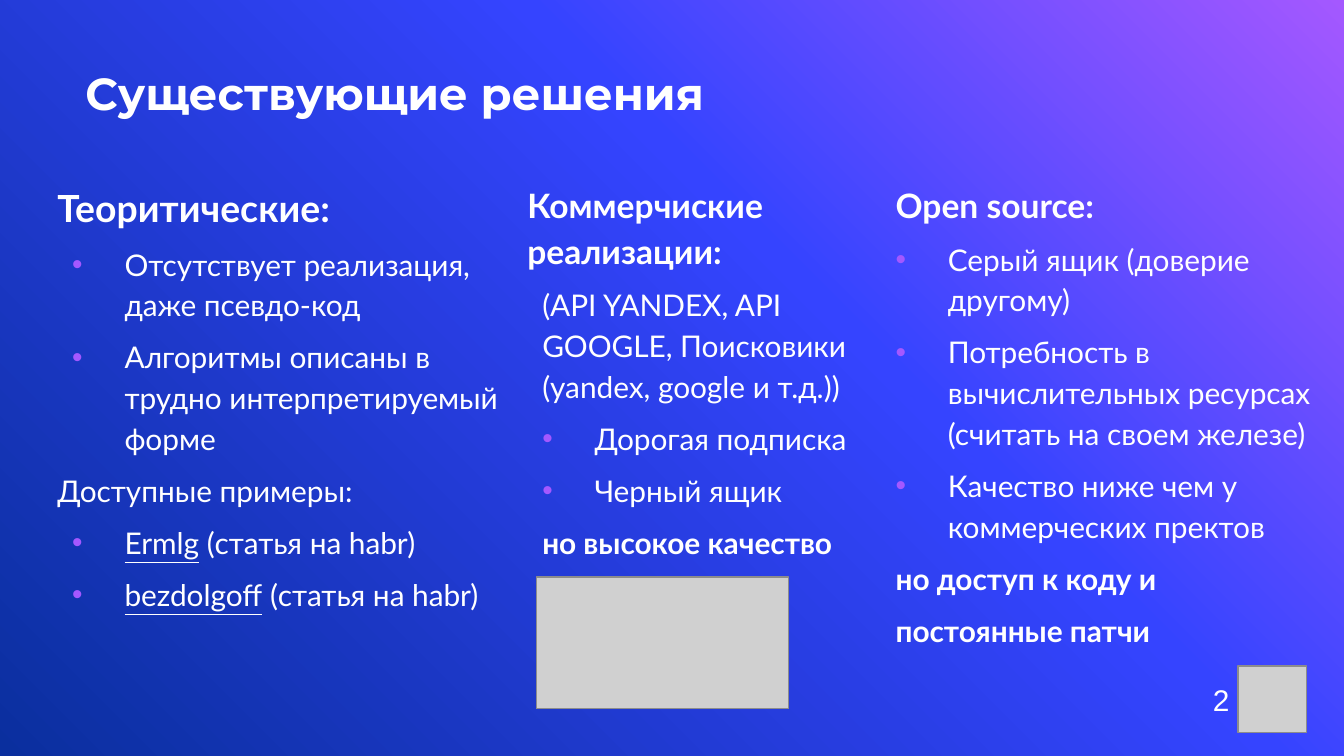
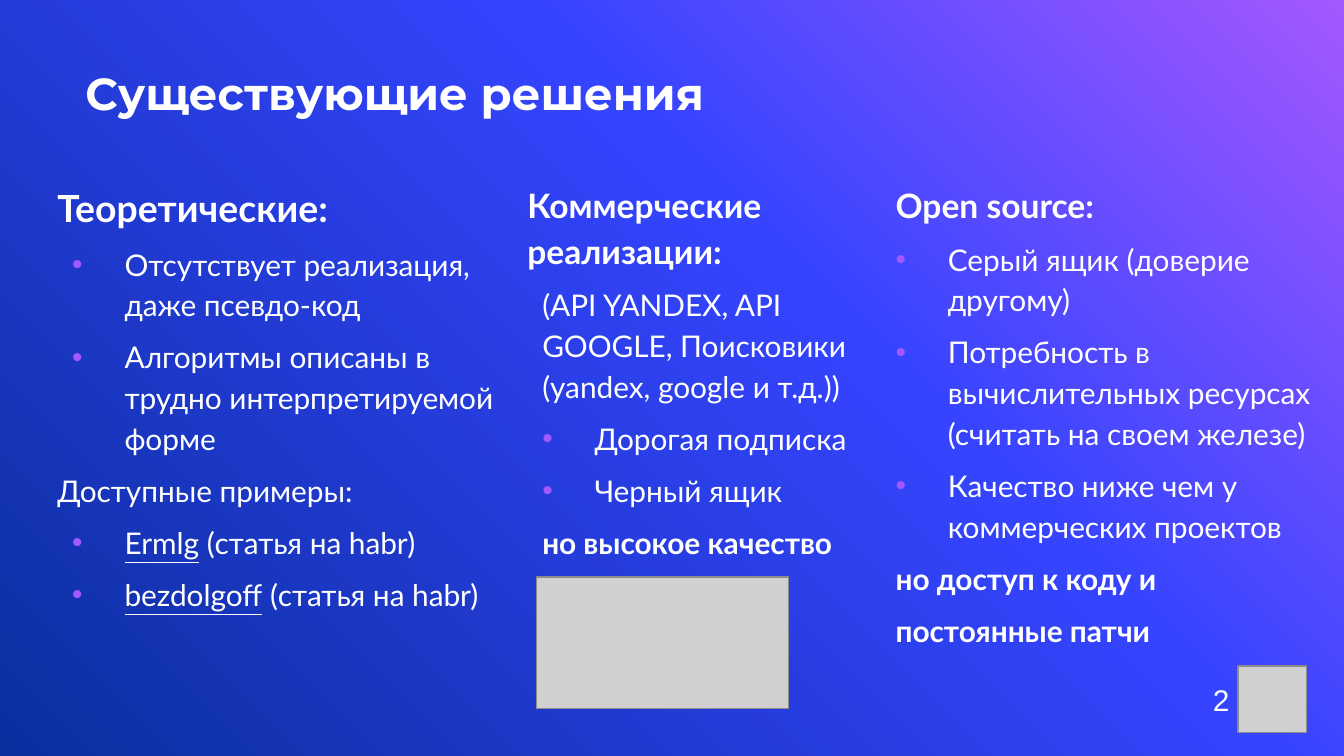
Before and after one commit to nikit34/Etsy_analys_MY_ALGORITHM_DETECT_DIFFERENCE_IMG, a slide deck: slide 2 of поиск_похожих_фото.pptx. Drawn at 1344x756 pixels with LibreOffice and Linux fonts; fonts in the diff are those of the drawing; grey boxes stand for pictures; background and template pictures are left out. Boxes give left, top, right and bottom in pixels: in the first picture for what was removed or moved away, otherwise in the second. Text is boxed around its words. In the diff, an @@ line names an element or a change of style, - is before the commit and + after.

```diff
--- a/поиск_похожих_фото.pptx
+++ b/поиск_похожих_фото.pptx
@@ text at bbox=[57, 195, 328, 229]: text changed @@
-Теоритические:
+Теоретические:
@@ text at bbox=[527, 193, 761, 270]: text changed @@
-Коммерчиские реализации:
+Коммерческие реализации:
@@ text at bbox=[125, 346, 493, 456]: text changed @@
-• Алгоритмы описаны в трудно интерпретируемый форме
+• Алгоритмы описаны в трудно интерпретируемой форме
@@ text at bbox=[948, 475, 1282, 543]: text changed @@
-• Качество ниже чем у коммерческих пректов
+• Качество ниже чем у коммерческих проектов
```
Also in this commit, not shown: 3 other slides changed.
